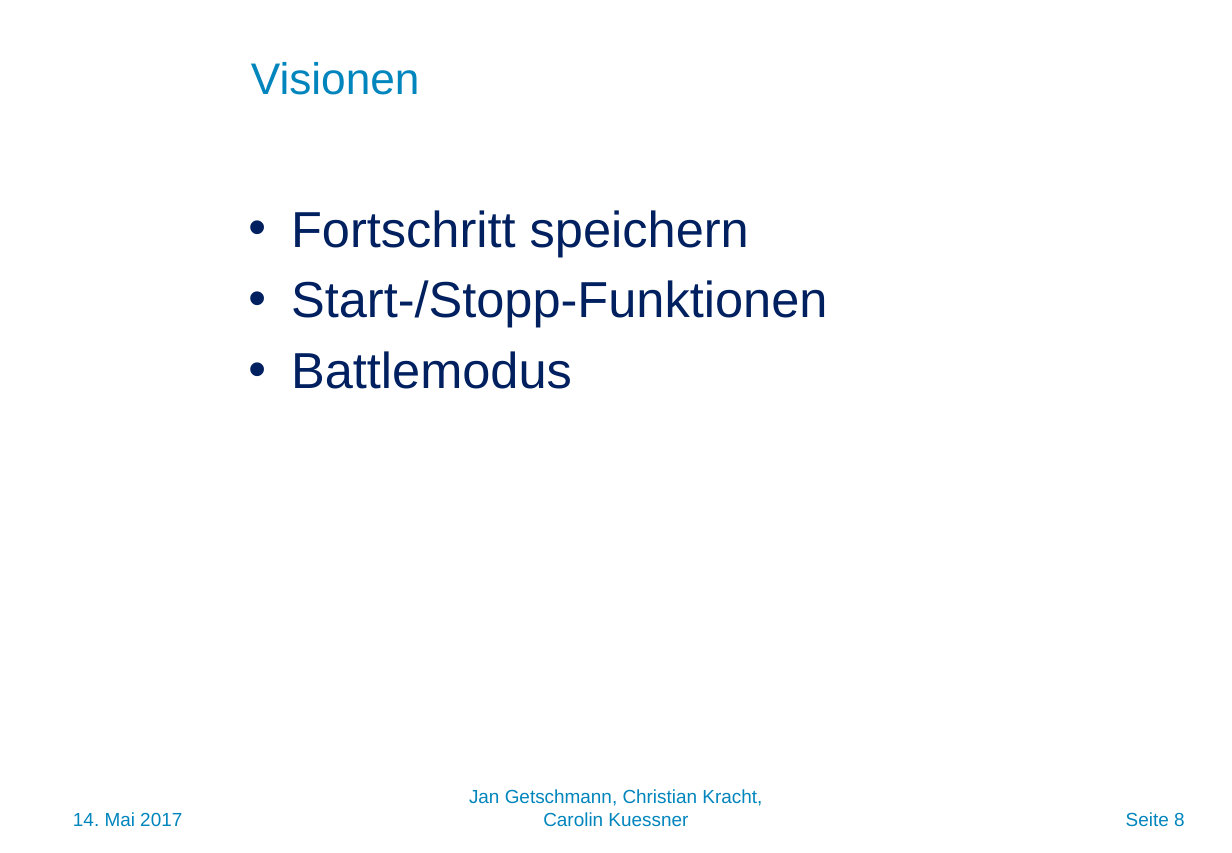
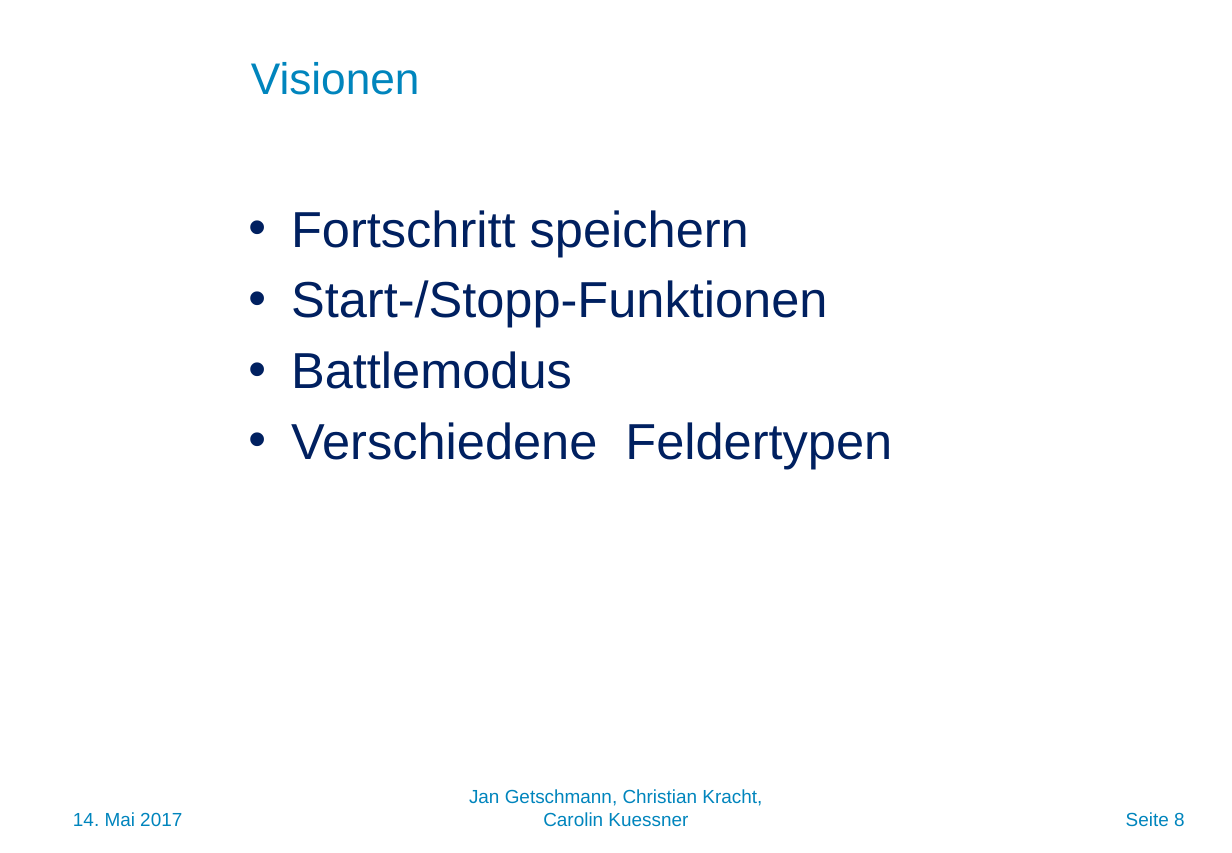
Before and after one commit to XDDDDDDDDDDDDDDDDDDD/Sodoku, a slide deck: slide 8 of doku/Sudoku-Online.pptx. Drawn at 1232x853 pixels with LibreOffice and Linux fonts; fonts in the diff are those of the drawing; background and template pictures are left out. Boxes give left, top, right and bottom in pixels: in the first picture for what was removed or moved away, otherwise in the second. Text is boxed around its words. In the diff, an @@ line names an element or a change of style, - is before the commit and + after.

```diff
--- a/doku/Sudoku-Online.pptx
+++ b/doku/Sudoku-Online.pptx
@@ text at (x1=291, y1=422, x2=892, y2=469): paragraph added @@
+• Verschiedene Feldertypen
```
Also in this commit, not shown: 2 other slides changed, 1 slide added.
